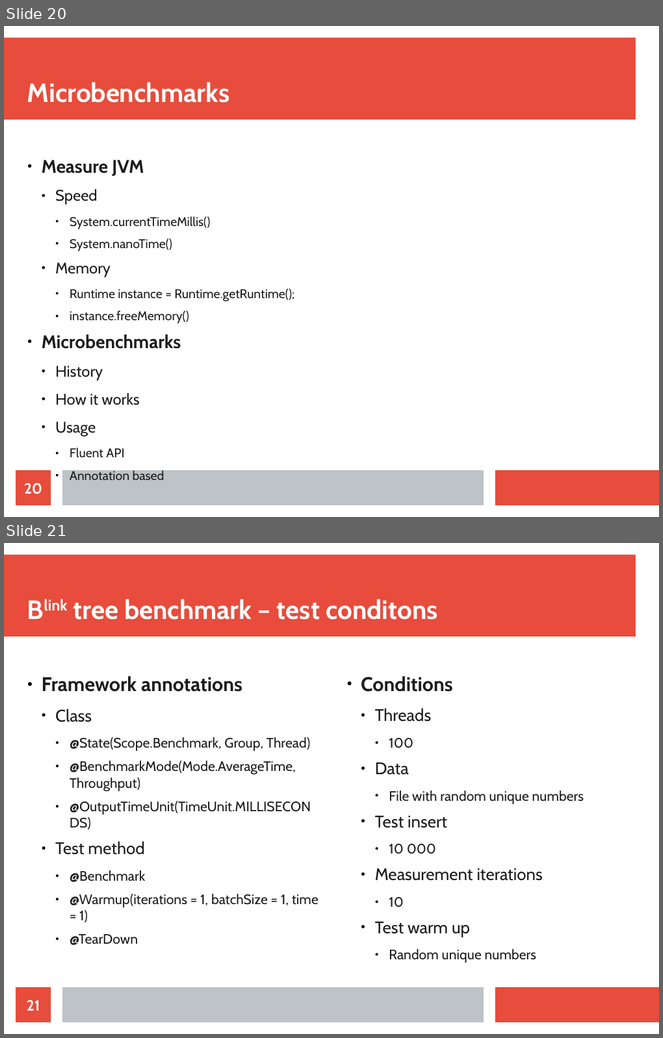
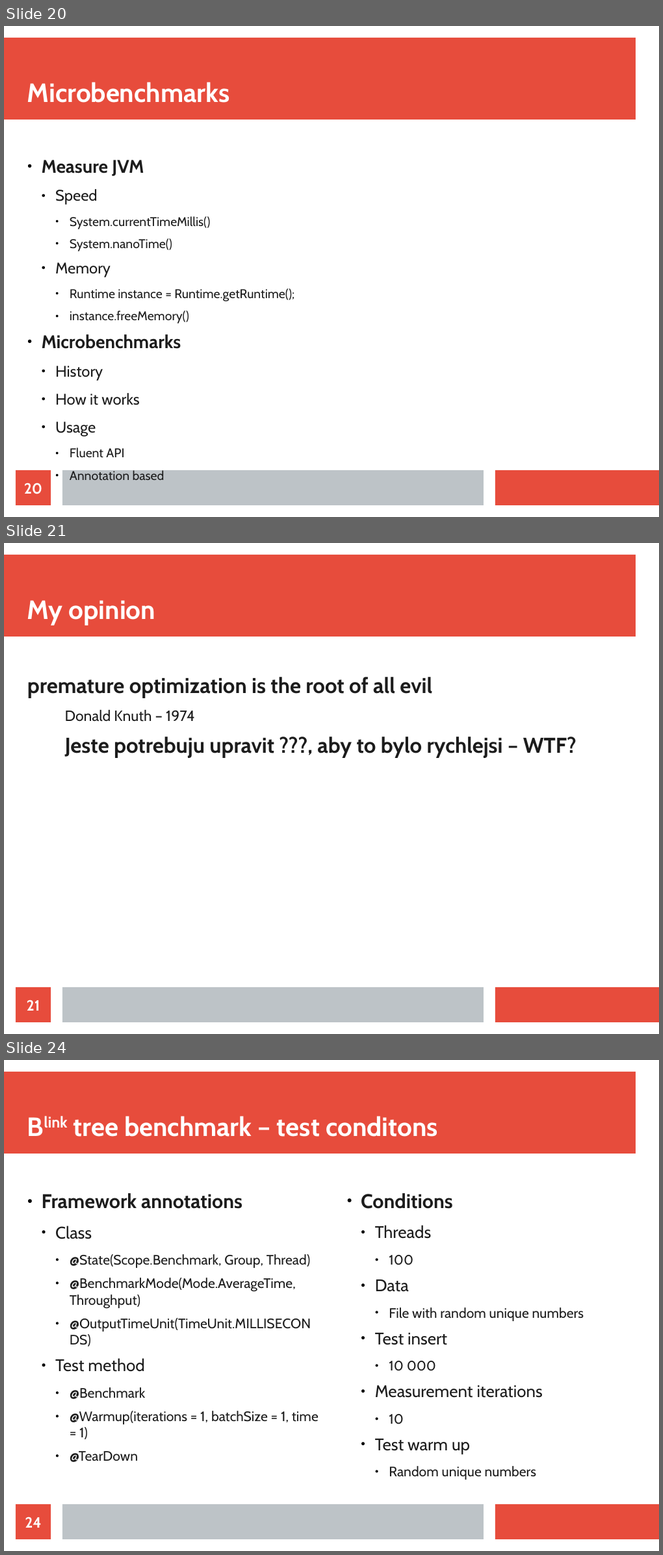
Before and after one commit to jajir/jbtree, a slide deck: jbtree/src/presentation/jbtree-0.1.odp. Shown one above the other, each under a label of ours: slides 20 and 21 before the commit, slides 20, 21 and 24 after it; the slides between them are not shown. The pictures are 663x1038 and 663x1555 pixels, drawn with LibreOffice and Linux fonts; fonts in the diff are those of the drawing. Boxes give left, top, right and bottom in pixels: in the first picture for what was removed or moved away, otherwise in the second. Text is boxed around its words. In the diff, an @@ line names an element or a change of style, - is before the commit and + after.

```diff
--- a/jbtree/src/presentation/jbtree-0.1.odp
+++ b/jbtree/src/presentation/jbtree-0.1.odp
@@ slide 21 added at (4, 543, 659, 1034), background #FFFFFF; not listed: 3 template elements that a slide beside it also shows @@
@@ title added at (27, 600, 155, 626), 32 pt, text #FFFFFF, bold @@
+My opinion
@@ text added at (27, 677, 577, 758), 26 pt, text #1C1C1C, bold @@
+premature optimization is the root of all evil
+    Donald Knuth – 1974
+Jeste potrebuju upravit ???, aby to bylo rychlejsi – WTF?
@@ page number added at (16, 988, 51, 1023), fill #E74C3C, 18 pt, text #FFFFFF, bold @@
+21
@@ what was slide 21 is now slide 24 @@
@@ page number at (25, 1517, 41, 1528): text changed @@
-21
+24
```
Also in this commit, not shown: 5 slides changed, 4 other slides added, 10 other files.
